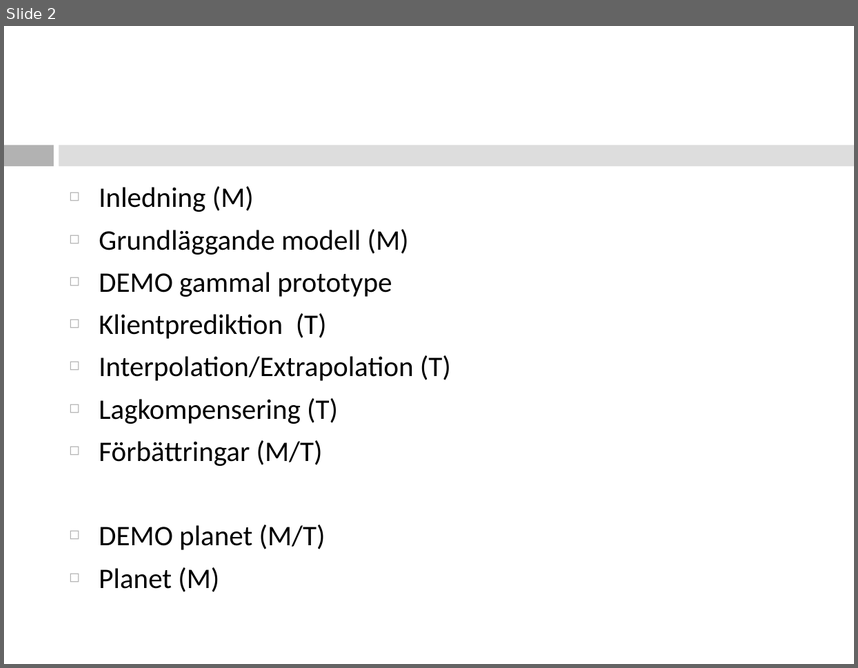
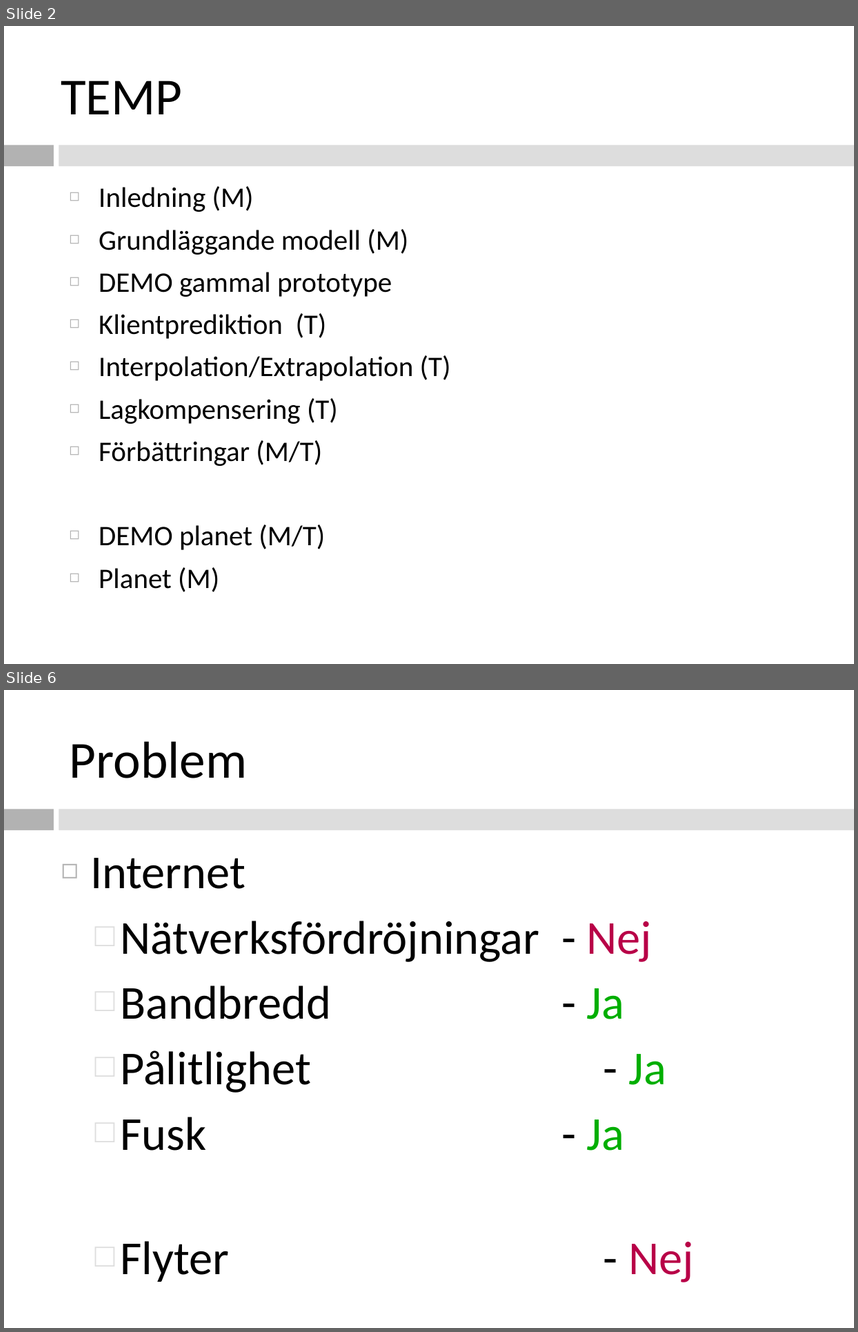
Before and after one commit to southor/planet, a slide deck: presentation/Natverksspel.ppt. Shown one above the other, each under a label of ours: slide 2 before the commit, slides 2 and 6 after it; the slides between them are not shown. The pictures are 858x668 and 858x1332 pixels, drawn with LibreOffice and Linux fonts; fonts in the diff are those of the drawing. Boxes give left, top, right and bottom in pixels: in the first picture for what was removed or moved away, otherwise in the second. Text is boxed around its words. In the diff, an @@ line names an element or a change of style, - is before the commit and + after.

```diff
--- a/presentation/Natverksspel.ppt
+++ b/presentation/Natverksspel.ppt
@@ slide 6 added at box(4, 690, 854, 1328), background #FFFFFF; not listed: 2 template elements that a slide beside it also shows @@
@@ text added at box(70, 741, 248, 778), 44 pt, text #000000 @@
+Problem
@@ text added at box(90, 858, 693, 1282), 40 pt, text #000000 @@
+◻ Internet
+  □ Nätverksfördröjningar - Nej
+  □ Bandbredd - Ja
+  □ Pålitlighet - Ja
+  □ Fusk - Ja
+  □ Flyter - Nej
@@ slide 2 changed as well @@
@@ text added at box(61, 81, 183, 114), 44 pt, text #000000 @@
+TEMP
```
Also in this commit, not shown: 1 other slide changed, 5 other slides added, 2 slides removed.
